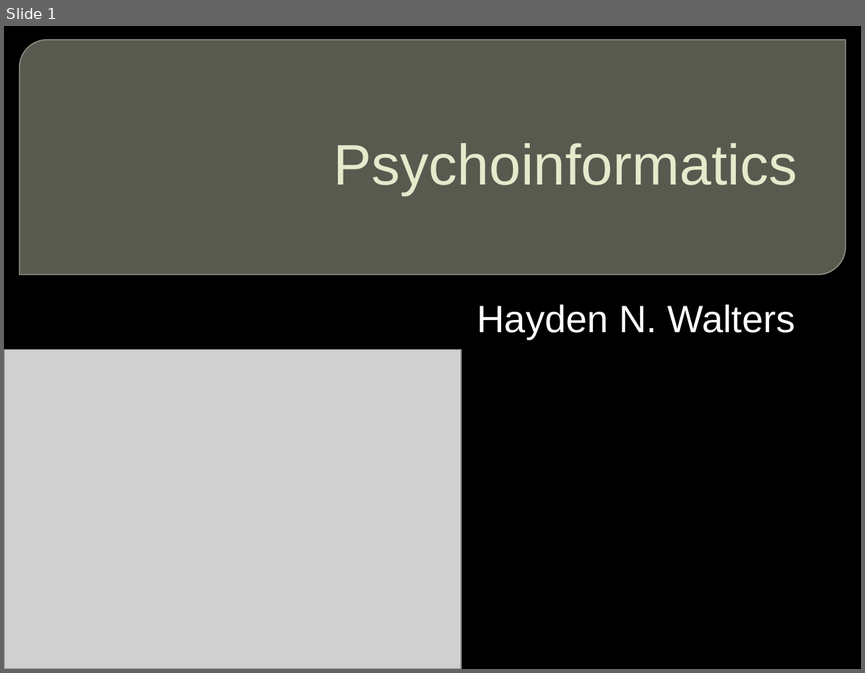
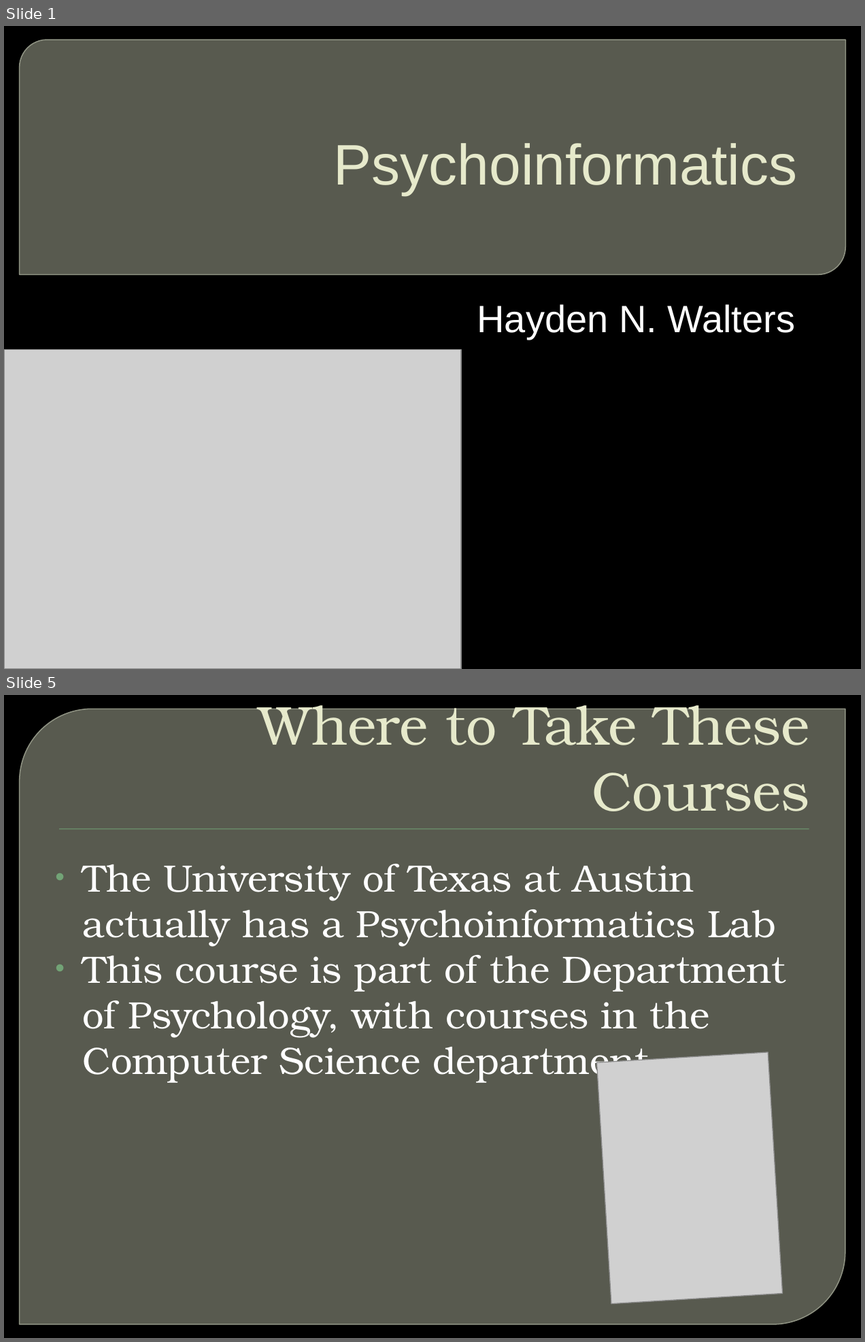
Before and after one commit to hnwalters/Essay-Reports, a slide deck: Documents & Presentations/E-Day Assignments/Career Path.pptx. Shown one above the other, each under a label of ours: slide 1 before the commit, slides 1 and 5 after it; the slides between them are not shown. The pictures are 865x673 and 865x1342 pixels, drawn with LibreOffice and Linux fonts; fonts in the diff are those of the drawing; grey boxes stand for pictures; background and template pictures are left out. Boxes give left, top, right and bottom in pixels: in the first picture for what was removed or moved away, otherwise in the second. Text is boxed around its words. In the diff, an @@ line names an element or a change of style, - is before the commit and + after.

```diff
--- a/Documents & Presentations/E-Day Assignments/Career Path.pptx
+++ b/Documents & Presentations/E-Day Assignments/Career Path.pptx
@@ slide 5 added at [4,695,861,1338], background picture (left out) @@
@@ round diag rect added at [20,709,845,1324], fill #888B7B at 65% opacity, outline #9DA090 0.87 pt @@
@@ title added at [259,695,809,811], 46 pt, text #E7EACB @@
+Where to Take These Courses
@@ rectangle added at [59,829,808,830], fill #72A376 @@
@@ text added at [83,864,786,1083], 32 pt, text #FFFFFF @@
+• The University of Texas at Austin actually has a Psychoinformatics Lab
+• This course is part of the Department of Psychology, with courses in the Computer Science department
@@ picture added at [596,1051,783,1303] @@
```
Also in this commit, not shown: 10 other slides added, 11 other files.
